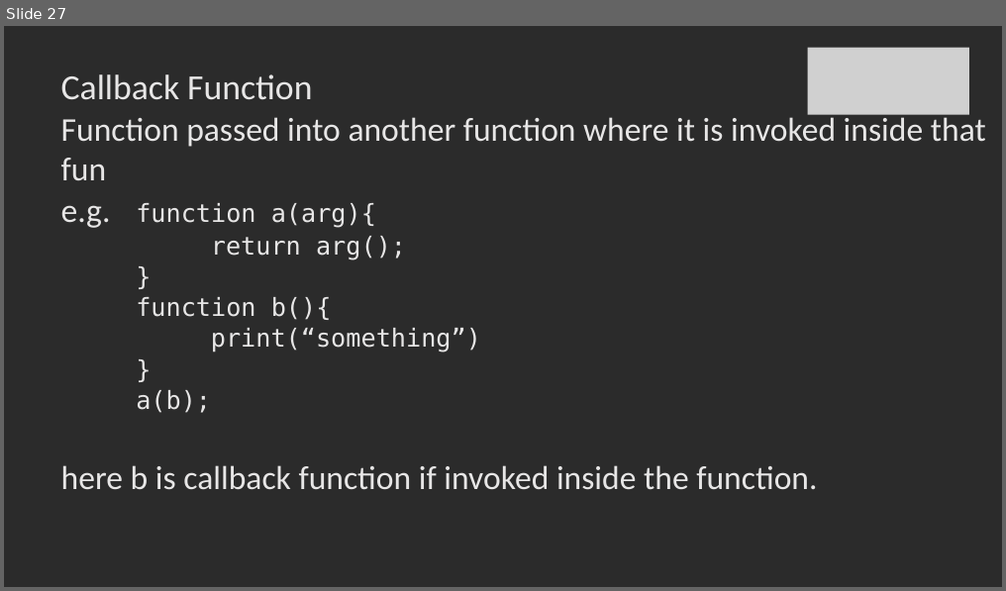
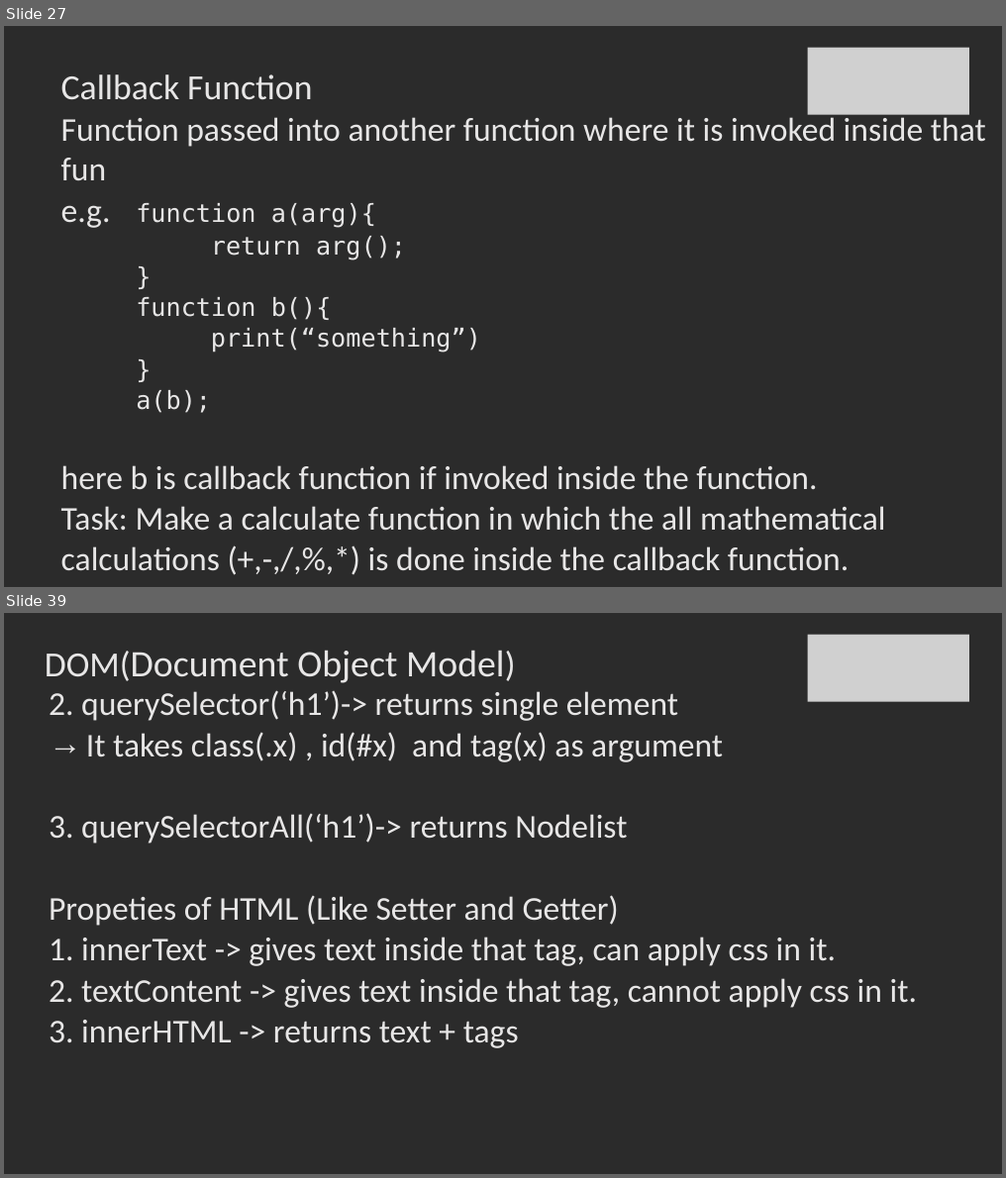
Before and after one commit to SachinBarpanda/WebDevGla, a slide deck: JS.pptx. Shown one above the other, each under a label of ours: slide 27 before the commit, slides 27 and 39 after it; the slides between them are not shown. The pictures are 1006x591 and 1006x1178 pixels, drawn with LibreOffice and Linux fonts; fonts in the diff are those of the drawing; grey boxes stand for pictures; background and template pictures are left out; a plain dark background stands for a picture behind light text. Boxes give left, top, right and bottom in pixels: in the first picture for what was removed or moved away, otherwise in the second. Text is boxed around its words. In the diff, an @@ line names an element or a change of style, - is before the commit and + after.

```diff
--- a/JS.pptx
+++ b/JS.pptx
@@ slide 39 added at <box>4,613,1002,1174</box>, background picture (left out) @@
@@ picture added at <box>807,635,969,702</box> @@
@@ title added at <box>45,650,504,683</box>, 36 pt, text #E7E6E6 @@
+DOM(Document Object Model)
@@ text added at <box>49,690,917,1049</box>, 32 pt, text #E7E6E6 @@
+2. querySelector(‘h1’)-> returns single element
+→ It takes class(.x) , id(#x) and tag(x) as argument
+3. querySelectorAll(‘h1’)-> returns Nodelist
+Propeties of HTML (Like Setter and Getter)
+1. innerText -> gives text inside that tag, can apply css in it.
+2. textContent -> gives text inside that tag, cannot apply css in it.
+3. innerHTML -> returns text + tags
@@ slide 27 changed as well @@
@@ text at <box>61,506,885,571</box>: paragraph added @@
+Task: Make a calculate function in which the all mathematical calculations (+,-,/,%,*) is done inside the callback function.
```
Also in this commit, not shown: 12 other slides added, 1 slide removed, 58 other files.
